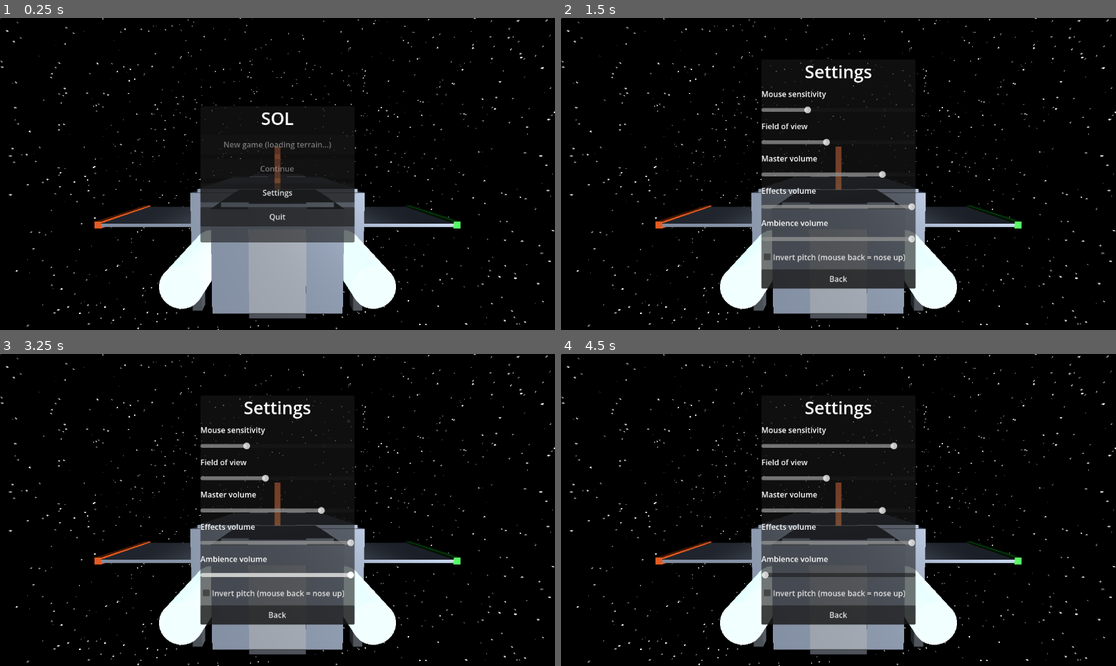
Above: before the commit, frames 1-4 (two rows, left to right).
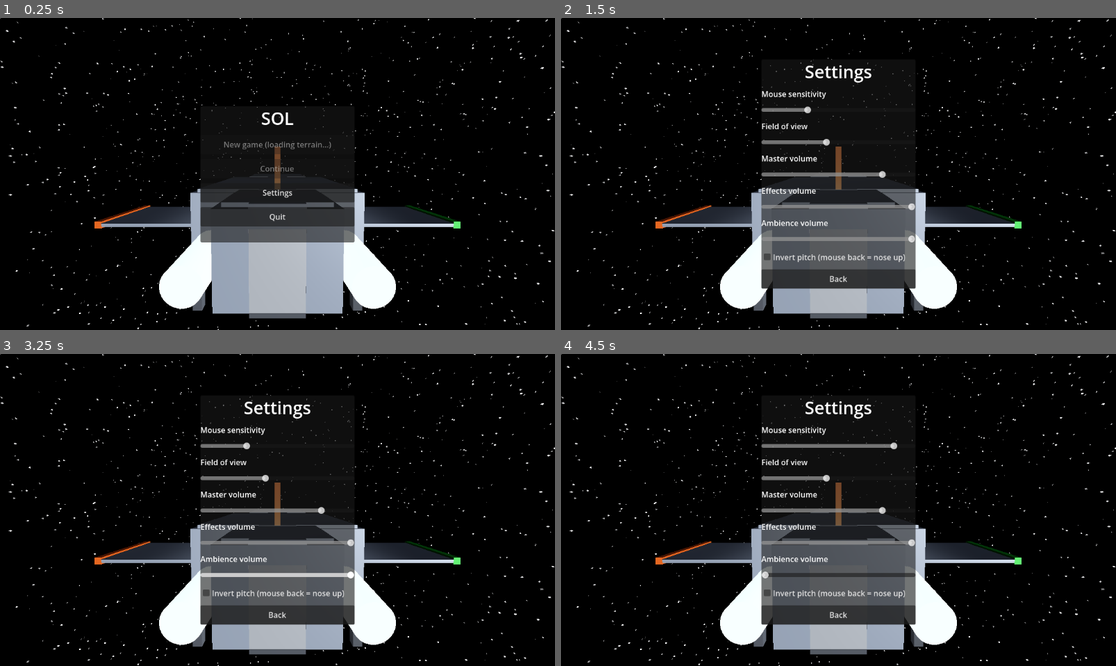
Above: after the commit, the same moments.

Repository: dryweather-2544/Sol
Game: Godot game, scene res://scenes/main.tscn
The game is run twice, just before and just after one commit, with the same random seed, the same clock (stepped at 60 frames per second) and the same inputs.
Inputs (mouse positions are in pixels of both pictures, inside the frame that each line leads up to):
- Up to frame 1 (0.25 s): no input
- Up to frame 2 (1.5 s): tap Enter at 0.5 s; move the mouse to (960, 158) at 0.52 s; hold E (roll_right) 0.53-1.25 s; hold F (interact) 0.53-1.25 s; click (960, 158) at 0.67 s; click "Settings" at 1.25 s
- Up to frame 3 (3.25 s): click "Back" at 2 s; drag from (166, 525) to (249, 572) at 2.77 s
- Up to frame 4 (4.5 s): move the mouse to (894, 441) at 3.52 s; press the mouse at (894, 441) at 3.53 s; hold E (roll_right) 3.53-4.25 s; tap F (interact) at 3.8 s; release the mouse at (894, 441) at 4.25 s; tap Space (move_up) at 4.25 s; drag from (810, 572) to (672, 463) at 4.27 s

The runs differ from the first frame. In frame 1, 0.2% of the frame differs, in the area x 0-100%, y 0-100%; in frame 2, 0.2%; in frame 3, 0.2%; in frame 4, 0.2%.
Error in both runs: Invalid assignment of property or key 'text' with value of type 'String' on a base object of type 'previously freed'. (res://src/ui/pause_menu.gd:112)

Commit message:
Atmosphere rim shell, filmic tonemap, real-scene playthrough tool, status notes
AtmosphereShell (own shader) glows around planets with an atmosphere, on the active world and on
distant impostors. tools/playthrough.gd plays the full loop through the real main scene with real
input events (verified: land -> stand -> doors -> airlock -> ramp -> outside -> inside -> sit -> take
off -> space, no script errors). DEV_STATUS lists tools, blockers and the open-work order.

Tests (tools/run_tests.sh, Godot 4.7.2 on Mac): 154 tests, 0 failures.

Co-Authored-By: Claude Sonnet 5.5 <noreply@anthropic.com>

Diff:
--- /dev/null
+++ b/data/shaders/atmosphere_rim.gdshader
@@ -0,0 +1,20 @@
+// Sol original: a thin glowing rim around a planet seen from space. Additive, brighter on the sunlit side.
+shader_type spatial;
+render_mode unshaded, blend_add, cull_back, depth_draw_never;
+
+uniform vec4 rim_color : source_color = vec4(0.35, 0.6, 1.0, 1.0);
+uniform vec3 sun_direction = vec3(0.0, 0.0, -1.0); // direction the light travels
+uniform float strength = 2.2;
+
+varying vec3 world_normal;
+
+void vertex() {
+	world_normal = normalize(MODEL_NORMAL_MATRIX * NORMAL);
+}
+
+void fragment() {
+	float rim = pow(1.0 - abs(dot(normalize(NORMAL), normalize(VIEW))), 6.0);
+	float lit = clamp(dot(normalize(world_normal), -normalize(sun_direction)) * 0.9 + 0.35, 0.0, 1.0);
+	ALBEDO = rim_color.rgb;
+	ALPHA = clamp(rim * lit * strength, 0.0, 1.0);
+}
--- a/scenes/main.gd
+++ b/scenes/main.gd
@@ -14,6 +14,7 @@
 var planet: PlanetBody ## null while in the star-centred system frame
 var terrain: PlanetTerrain
 var impostors: BodyImpostors
+var atmosphere_shell: AtmosphereShell
 var space_environment: SpaceEnvironment
 var player_source := PlayerPilotSource.new()
 var session: GameSession
@@ -95,6 +96,8 @@
 	overlay.session = session
 	overlay.poi_manager = poi_manager
 	add_child(overlay)
+	atmosphere_shell = AtmosphereShell.new()
+	add_child(atmosphere_shell)
 	impostors = BodyImpostors.new()
 	impostors.system = system
 	impostors.runtime = runtime
@@ -180,6 +183,10 @@
 		var here := system.convert_position(actor_position, StarSystem.SYSTEM_FRAME, runtime.time_seconds)
 		sun_direction = Vector3(here.x - to_star.x, here.y - to_star.y, here.z - to_star.z).normalized()
 	space_environment.set_sun_direction(sun_direction)
+	atmosphere_shell.visible = planet != null and planet.atmosphere_height > 0.0
+	if atmosphere_shell.visible:
+		var home_body: BodyDef = system.bodies[runtime.active_frame]
+		atmosphere_shell.update_shell(planet.radius + planet.atmosphere_height * 1.6, WorldPos.new(planet.frame_id, 0.0, 0.0, 0.0).to_local_vector3(terrain.render_origin) if terrain != null else Vector3.ZERO, sun_direction, home_body.atmosphere_color)
 	if planet != null:
 		var atmosphere_ratio := planet.atmosphere_ratio(actor_position)
 		var daylight := 1.0 - smoothstep(0.0, 1.0, atmosphere_ratio) if atmosphere_ratio != INF else 0.0
--- /dev/null
+++ b/src/planet/atmosphere_shell.gd
@@ -0,0 +1,27 @@
+class_name AtmosphereShell
+extends MeshInstance3D
+## A glowing rim around a planet's atmosphere, seen from space. Invisible from inside (back faces are culled).
+
+var _material := ShaderMaterial.new()
+
+
+func _init() -> void:
+	name = "AtmosphereShell"
+	var sphere := SphereMesh.new()
+	sphere.radius = 1.0
+	sphere.height = 2.0
+	sphere.radial_segments = 64
+	sphere.rings = 32
+	mesh = sphere
+	_material.shader = load("res://data/shaders/atmosphere_rim.gdshader")
+	material_override = _material
+	cast_shadow = GeometryInstance3D.SHADOW_CASTING_SETTING_OFF
+	extra_cull_margin = 16384.0
+
+
+## radius_metres: planet radius plus atmosphere height. centre: render-space position of the planet centre.
+func update_shell(radius_metres: float, centre: Vector3, sun_direction: Vector3, rim_color: Color) -> void:
+	position = centre
+	scale = Vector3.ONE * radius_metres
+	_material.set_shader_parameter("sun_direction", sun_direction)
+	_material.set_shader_parameter("rim_color", rim_color)
--- a/src/world/body_def.gd
+++ b/src/world/body_def.gd
@@ -22,6 +22,8 @@
 var spin_period := 6000.0
 var terrain_profile: TerrainProfile
 var color := Color(0.5, 0.5, 0.5)
+## Colour of the glowing rim around the atmosphere.
+var atmosphere_color := Color(0.35, 0.6, 1.0)
 
 
 ## Distance within which this body's own frame takes over (research PRC-01: 10 x radius).
--- a/src/world/body_impostors.gd
+++ b/src/world/body_impostors.gd
@@ -13,6 +13,7 @@
 var placement_distance := 1.0e6
 
 var _nodes := {} # body id -> MeshInstance3D
+var _shells := {} # body id -> AtmosphereShell (only for worlds with an atmosphere)
 
 
 func _ready() -> void:
@@ -34,6 +35,10 @@
 		node.cast_shadow = GeometryInstance3D.SHADOW_CASTING_SETTING_OFF
 		add_child(node)
 		_nodes[body_id] = node
+		if body.atmosphere_height > 0.0:
+			var shell := AtmosphereShell.new()
+			add_child(shell)
+			_shells[body_id] = shell
 
 
 func _process(_delta: float) -> void:
@@ -43,6 +48,8 @@
 		var node: MeshInstance3D = _nodes[body_id]
 		var body: BodyDef = system.bodies[body_id]
 		node.visible = body_id != runtime.active_frame
+		if _shells.has(body_id):
+			(_shells[body_id] as Node3D).visible = node.visible
 		if not node.visible:
 			continue
 		var center := system.body_position(body_id, runtime.time_seconds)
@@ -51,7 +58,16 @@
 		if distance <= placement_distance:
 			node.position = viewer_local + offset
 			node.scale = Vector3.ONE * body.radius
+			_update_shell(body_id, body, node.position, 1.0)
 		else:
 			var scale_factor := placement_distance / distance
 			node.position = viewer_local + offset * scale_factor
 			node.scale = Vector3.ONE * (body.radius * scale_factor)
+			_update_shell(body_id, body, node.position, scale_factor)
+
+
+func _update_shell(body_id: StringName, body: BodyDef, centre: Vector3, scale_factor: float) -> void:
+	if not _shells.has(body_id):
+		return
+	var sun := system.sun_direction_in_frame(runtime.active_frame, runtime.time_seconds) if runtime.active_frame != StarSystem.SYSTEM_FRAME else Vector3(0, 0, -1)
+	(_shells[body_id] as AtmosphereShell).update_shell((body.radius + body.atmosphere_height * 1.6) * scale_factor, centre, sun, body.atmosphere_color)
--- a/src/world/space_environment.gd
+++ b/src/world/space_environment.gd
@@ -18,13 +18,14 @@
 	sky.sky_material = _sky_material
 	_environment.background_mode = Environment.BG_SKY
 	_environment.sky = sky
+	_environment.tonemap_mode = Environment.TONE_MAPPER_FILMIC
 	_environment.ambient_light_source = Environment.AMBIENT_SOURCE_COLOR
 	_environment.ambient_light_color = Color(0.12, 0.14, 0.2)
 	_environment.ambient_light_energy = 0.6
 	var world_environment := WorldEnvironment.new()
 	world_environment.environment = _environment
 	add_child(world_environment)
-	_sun.light_energy = 1.6
+	_sun.light_energy = 1.25
 	_sun.shadow_enabled = false
 	add_child(_sun)
 	set_sun_direction(sun_direction)
--- /dev/null
+++ b/tools/playthrough.gd
@@ -0,0 +1,184 @@
+extends SceneTree
+## Plays the whole loop through the REAL main scene (cameras, overlay, audio, POIs, director all running),
+## using actual input events for the use key and held movement actions; only aiming is a test cheat
+## (the bot sets the walking yaw directly and flies the descent with a scripted pilot).
+##   godot --path . -s res://tools/playthrough.gd
+## Needs a display. Prints one line per stage and a final verdict; look for SCRIPT ERROR lines too.
+
+class Bot extends PilotSource:
+	var phase := 0 # 0 descend, 1 hold, 2 take off
+	func _init() -> void:
+		source_id = &"playthrough"
+	func poll(ship_state: ShipState, _delta: float) -> PilotCommand:
+		var command := PilotCommand.new()
+		var altitude := ship_state.altitude_above_ground
+		match phase:
+			0:
+				var up := Vector3(ship_state.position.x, ship_state.position.y, ship_state.position.z).normalized()
+				ship_state.basis = Basis.looking_at(Vector3.UP.cross(up).normalized(), up)
+				command.gear = PilotCommand.GEAR_CRUISE if altitude > 2100.0 else (PilotCommand.GEAR_COMBAT if altitude > 250.0 else PilotCommand.GEAR_DOCK)
+				command.thrust = Vector3(0, -clampf(altitude / 80.0, 0.04, 1.0), 0)
+			2:
+				command.gear = PilotCommand.GEAR_CRUISE if altitude > 2500.0 else PilotCommand.GEAR_COMBAT
+				command.thrust = Vector3(0, 1, 0)
+			_:
+				command.gear = ship_state.gear
+		return command
+
+
+var _main: Node
+var _bot := Bot.new()
+var _frames := 0
+var _step := 0
+var _wait := 0
+var _log := []
+var _waypoints_inside := [Vector2(0.8, -4.0), Vector2(0.0, -3.9), Vector2(0.0, -2.5), Vector2(1.0, 2.6), Vector2(0.0, 2.9), Vector2(0.0, 4.7), Vector2(1.2, 4.3)]
+
+
+func _initialize() -> void:
+	Engine.time_scale = 3.0
+	_main = load("res://scenes/main.tscn").instantiate()
+	root.add_child(_main)
+
+
+func _press_use() -> void:
+	var event := InputEventAction.new()
+	event.action = "interact"
+	event.pressed = true
+	Input.parse_input_event(event)
+
+
+func _say(text: String) -> void:
+	print("[%5d] %s" % [_frames, text])
+
+
+func _walk_to(target: Vector2) -> bool:
+	var body: InteriorBody = _main.session.interior_body
+	var to_target := target - Vector2(body.position.x, body.position.z)
+	if to_target.length() < 0.25:
+		Input.action_release("thrust_forward")
+		return true
+	body.yaw = atan2(-to_target.x, -to_target.y)
+	Input.action_press("thrust_forward")
+	return false
+
+
+func _process(_delta: float) -> bool:
+	_frames += 1
+	var session: GameSession = _main.session
+	if _wait > 0:
+		_wait -= 1
+		return false
+	if _frames == 2:
+		_main.menu.dismiss()
+		_main.session.progress.warp_installed = true
+		_main.ship.controller.release_control(_main.player_source)
+		_main.ship.controller.request_control(_bot, &"pilot_seat")
+		_say("descending")
+		return false
+	match _step:
+		0: # descend and land
+			if session.ship.state.landed:
+				_bot.phase = 1
+				_say("landed, hull %.0f%%" % (session.ship.state.hull * 100.0))
+				_step = 1
+				_wait = 60
+		1:
+			_press_use()
+			_step = 2
+			_wait = 30
+		2:
+			if session.mode != GameSession.Mode.INSIDE:
+				_say("FAIL: could not stand up")
+				return _finish()
+			_say("standing inside the ship")
+			_step = 3
+		3, 4, 5, 6, 7, 8, 9: # walk the waypoint list, using doors at the door panels
+			var index := _step - 3
+			if _walk_to(_waypoints_inside[index]):
+				if index == 0 or index == 3 or index == 6:
+					_press_use()
+					_wait = 100
+				_say("waypoint %d reached at %s" % [index, str(session.interior_body.position)])
+				_step += 1
+		10: # outer door
+			if _walk_to(Vector2(1.2, 5.2)):
+				_press_use()
+				_wait = 220
+				_step = 11
+		11: # out the door and down the ramp
+			if session.mode == GameSession.Mode.OUTSIDE:
+				_say("outside on foot")
+				_step = 12
+			else:
+				_walk_to(Vector2(0.0, 12.0))
+		12: # back to the ramp
+			var target_world := ShipFrame.world_from_local(session.ship.state, Vector3(0, -2.0, 8.0))
+			var to_target := target_world.vector_from(session.exterior_body.position)
+			var up := session.planet.up_at(session.exterior_body.position)
+			to_target -= up * to_target.dot(up)
+			if session.mode == GameSession.Mode.INSIDE:
+				Input.action_release("thrust_forward")
+				_say("back inside")
+				_step = 13
+			else:
+				if to_target.length() > 0.05:
+					session.exterior_body.heading = to_target.normalized()
+				Input.action_press("thrust_forward")
+		13:
+			var targets := [Vector2(0.0, 6.6), Vector2(0.0, 5.0), Vector2(1.2, 5.2)]
+			if _walk_to(targets[_sub]):
+				_sub += 1
+				if _sub >= targets.size():
+					_press_use() # close the outer door
+					_wait = 300
+					_step = 14
+					_sub = 0
+		14:
+			var path := [Vector2(1.2, 4.3), Vector2(0.0, 3.0), Vector2(0.0, 0.0), Vector2(0.0, -3.0), Vector2(0.0, -4.95)]
+			if _sub == 1 and not session.systems.airlock.inner.is_passable() and not session.systems.airlock.inner.target_open:
+				pass
+			if _walk_to(path[_sub]):
+				if _sub == 0:
+					_press_use() # inner door
+					_wait = 140
+				_sub += 1
+				if _sub >= path.size():
+					_step = 15
+					_sub = 0
+		15:
+			_press_use() # sit
+			_wait = 90
+			_step = 16
+		16:
+			if session.mode != GameSession.Mode.SEATED:
+				_say("FAIL: not seated (mode %d)" % session.mode)
+				return _finish()
+			_say("seated in the pilot seat, takeoff block: '%s'" % session.systems.takeoff_block_reason())
+			_bot.phase = 2
+			ship_reset()
+			_step = 17
+		17:
+			if session.ship.state.regime == FlightRegime.SPACE:
+				_say("back in space: PLAYTHROUGH OK")
+				return _finish()
+	if _frames % 600 == 0:
+		_say("step %d mode %d pos %s speed %s" % [_step, session.mode, str(session.interior_body.position), str(session.interior_body.velocity)])
+	if _frames > 40000:
+		_say("FAIL: timed out in step %d (mode %d)" % [_step, session.mode])
+		return _finish()
+	return false
+
+
+var _sub := 0
+
+
+func ship_reset() -> void:
+	_main.ship.controller.release_control(_main.player_source) # sitting re-granted control to the player; hand it to the bot
+	_main.ship.controller.request_control(_bot, &"pilot_seat")
+
+
+func _finish() -> bool:
+	Input.action_release("thrust_forward")
+	quit()
+	return true
Not shown, added: data/shaders/atmosphere_rim.gdshader.uid
Not shown, added: src/planet/atmosphere_shell.gd.uid
Not shown, added: tools/playthrough.gd.uid
Not shown, changed: docs/DEV_STATUS.md
Not shown, changed: docs/MILESTONES.md
